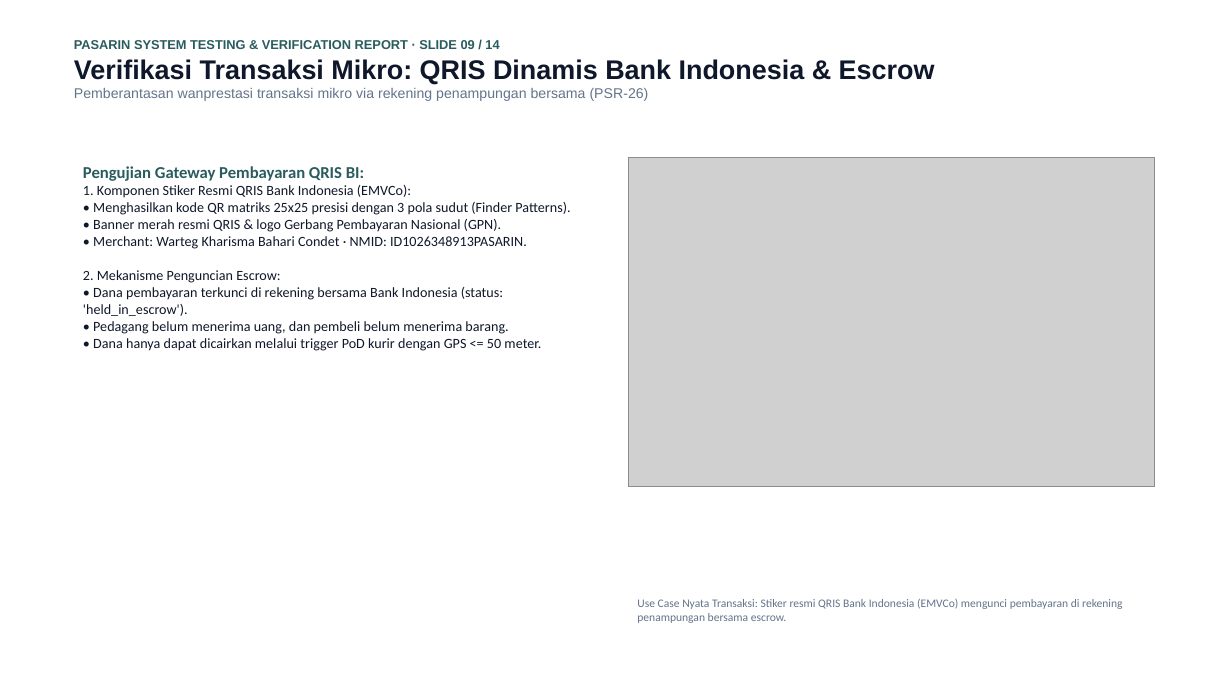
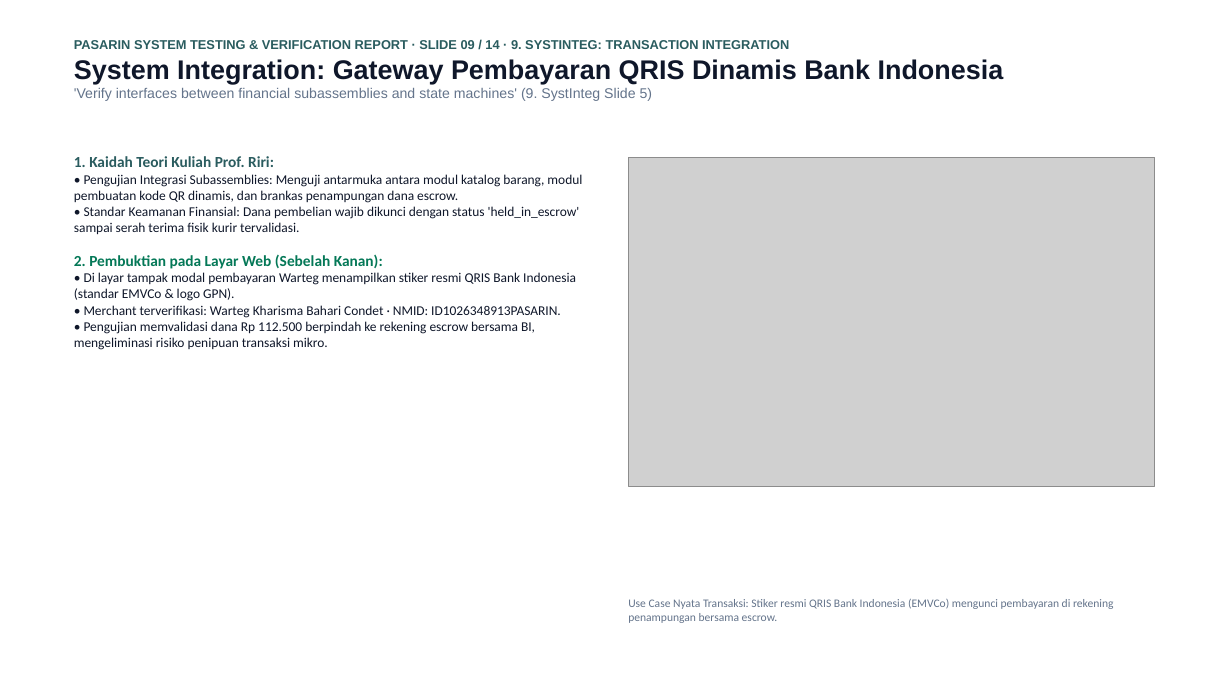
Before and after one commit to mrshlaf/pasarin, a slide deck: slide 9 of LAPORAN_PENGUJIAN_DAN_VERIFIKASI_SISTEM_PASARIN.pptx. Drawn at 1232x693 pixels with LibreOffice and Linux fonts; fonts in the diff are those of the drawing; grey boxes stand for pictures. Boxes give left, top, right and bottom in pixels: in the first picture for what was removed or moved away, otherwise in the second. Text is boxed around its words. In the diff, an @@ line names an element or a change of style, - is before the commit and + after.

Commit message:
docs(presentation): align theory methods and matched web use case explanations

```diff
--- a/LAPORAN_PENGUJIAN_DAN_VERIFIKASI_SISTEM_PASARIN.pptx
+++ b/LAPORAN_PENGUJIAN_DAN_VERIFIKASI_SISTEM_PASARIN.pptx
@@ text at [74,40,1004,101]: text changed; size 11 to 10 pt; text colour #64748B to #2A5C5F @@
-PASARIN SYSTEM TESTING & VERIFICATION REPORT · SLIDE 09 / 14
-Verifikasi Transaksi Mikro: QRIS Dinamis Bank Indonesia & Escrow
-Pemberantasan wanprestasi transaksi mikro via rekening penampungan bersama (PSR-26)
+PASARIN SYSTEM TESTING & VERIFICATION REPORT · SLIDE 09 / 14 · 9. SYSTINTEG: TRANSACTION INTEGRATION
+System Integration: Gateway Pembayaran QRIS Dinamis Bank Indonesia
+'Verify interfaces between financial subassemblies and state machines' (9. SystInteg Slide 5)
@@ text at [74,156,582,350]: text changed; size 11 to 10.5 pt @@
-Pengujian Gateway Pembayaran QRIS BI:
-1. Komponen Stiker Resmi QRIS Bank Indonesia (EMVCo):
-• Menghasilkan kode QR matriks 25x25 presisi dengan 3 pola sudut (Finder Patterns).
-• Banner merah resmi QRIS & logo Gerbang Pembayaran Nasional (GPN).
-• Merchant: Warteg Kharisma Bahari Condet · NMID: ID1026348913PASARIN.
-2. Mekanisme Penguncian Escrow:
-• Dana pembayaran terkunci di rekening bersama Bank Indonesia (status: 'held_in_escrow').
-• Pedagang belum menerima uang, dan pembeli belum menerima barang.
-• Dana hanya dapat dicairkan melalui trigger PoD kurir dengan GPS <= 50 meter.
+1. Kaidah Teori Kuliah Prof. Riri:
+• Pengujian Integrasi Subassemblies: Menguji antarmuka antara modul katalog barang, modul pembuatan kode QR dinamis, dan brankas penampungan dana escrow.
+• Standar Keamanan Finansial: Dana pembelian wajib dikunci dengan status 'held_in_escrow' sampai serah terima fisik kurir tervalidasi.
+2. Pembuktian pada Layar Web (Sebelah Kanan):
+• Di layar tampak modal pembayaran Warteg menampilkan stiker resmi QRIS Bank Indonesia (standar EMVCo & logo GPN).
+• Merchant terverifikasi: Warteg Kharisma Bahari Condet · NMID: ID1026348913PASARIN.
+• Pengujian memvalidasi dana Rp 112.500 berpindah ke rekening escrow bersama BI, mengeliminasi risiko penipuan transaksi mikro.
@@ text "Use Case Nyata Transaksi: Stiker ...": place and size @@
-text "Use Case Nyata Transaksi: Stiker ..." at [637,599,1122,623]
+text "Use Case Nyata Transaksi: Stiker ..." at [628,599,1113,623]
```
Also in this commit, not shown: 13 other slides changed, 1 other file.
